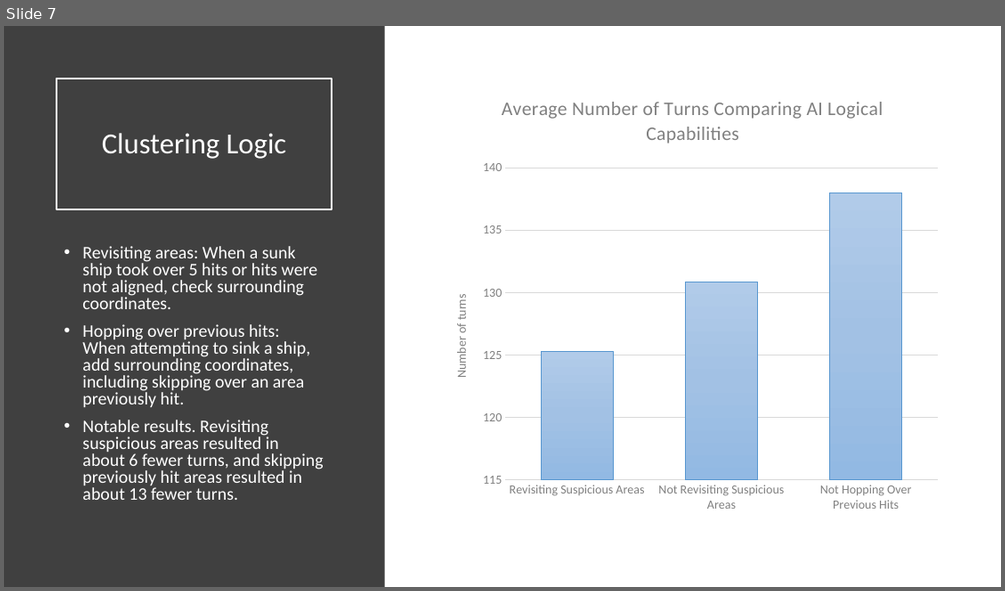
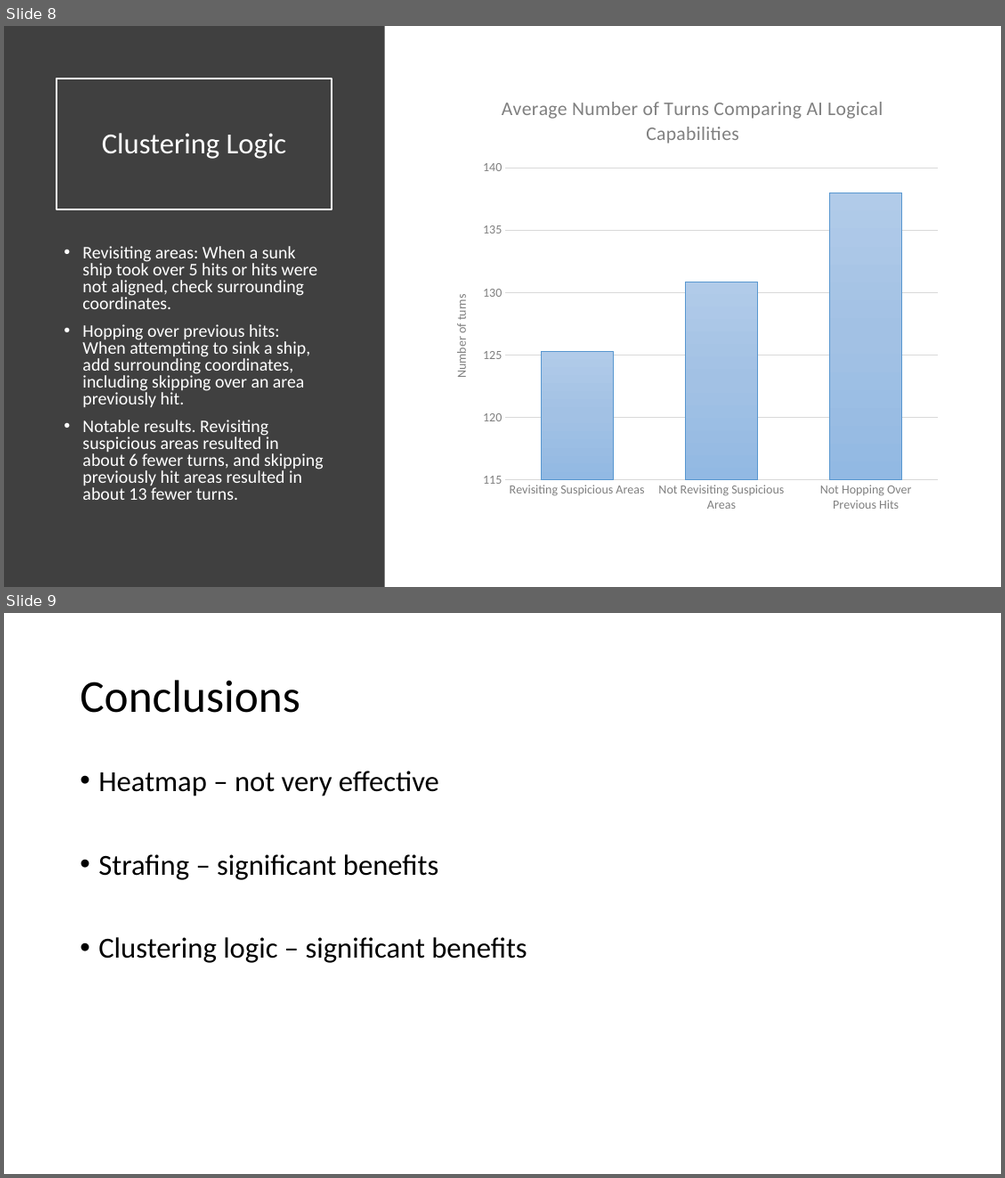
Before and after one commit to JPDepew/BattleShip, a slide deck: Presentation.pptx. Shown one above the other, each under a label of ours: slide 7 before the commit, slides 8 and 9 after it. The pictures are 1005x591 and 1005x1178 pixels, drawn with LibreOffice and Linux fonts; fonts in the diff are those of the drawing. Boxes give left, top, right and bottom in pixels: in the first picture for what was removed or moved away, otherwise in the second. Text is boxed around its words. In the diff, an @@ line names an element or a change of style, - is before the commit and + after.

```diff
--- a/Presentation.pptx
+++ b/Presentation.pptx
@@ slide 9 added at (x1=4, y1=613, x2=1001, y2=1174), background #FFFFFF @@
@@ title added at (x1=80, y1=680, x2=300, y2=713), 44 pt, text #000000 @@
+Conclusions
@@ text added at (x1=98, y1=771, x2=526, y2=963), 28 pt, text #000000 @@
+• Heatmap – not very effective
+• Strafing – significant benefits
+• Clustering logic – significant benefits
@@ what was slide 7 is now slide 8 @@
```
Also in this commit, not shown: 1 slide changed, 1 other slide added, 2 other files.
